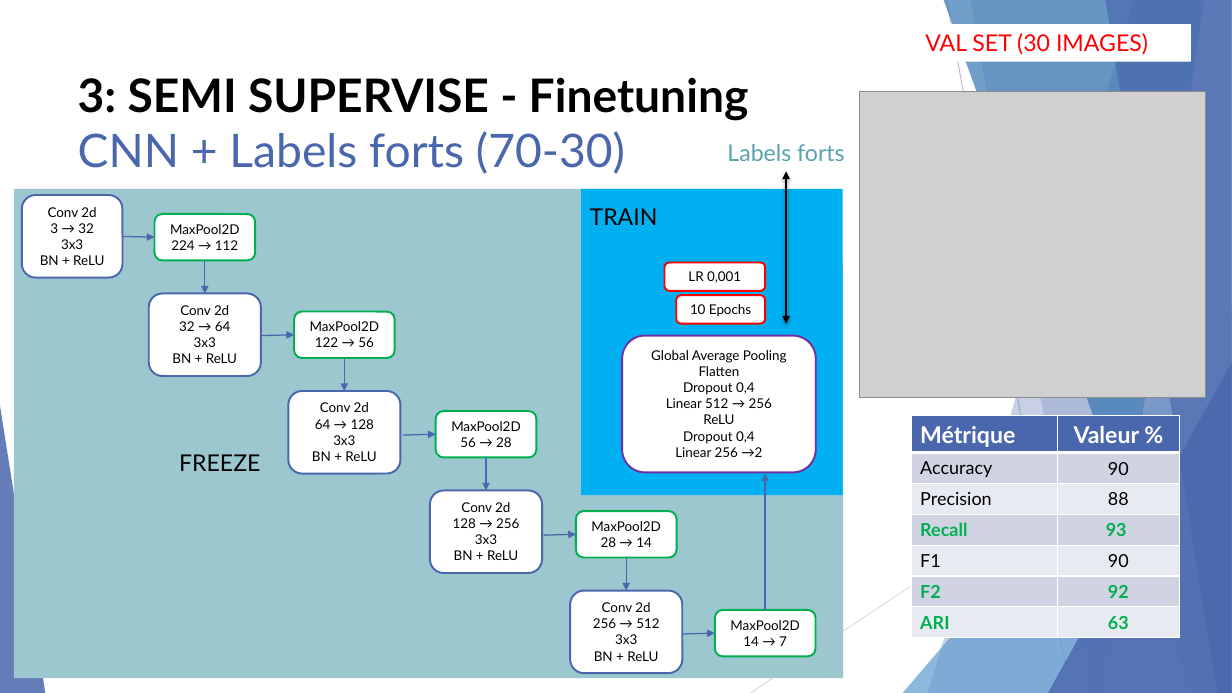
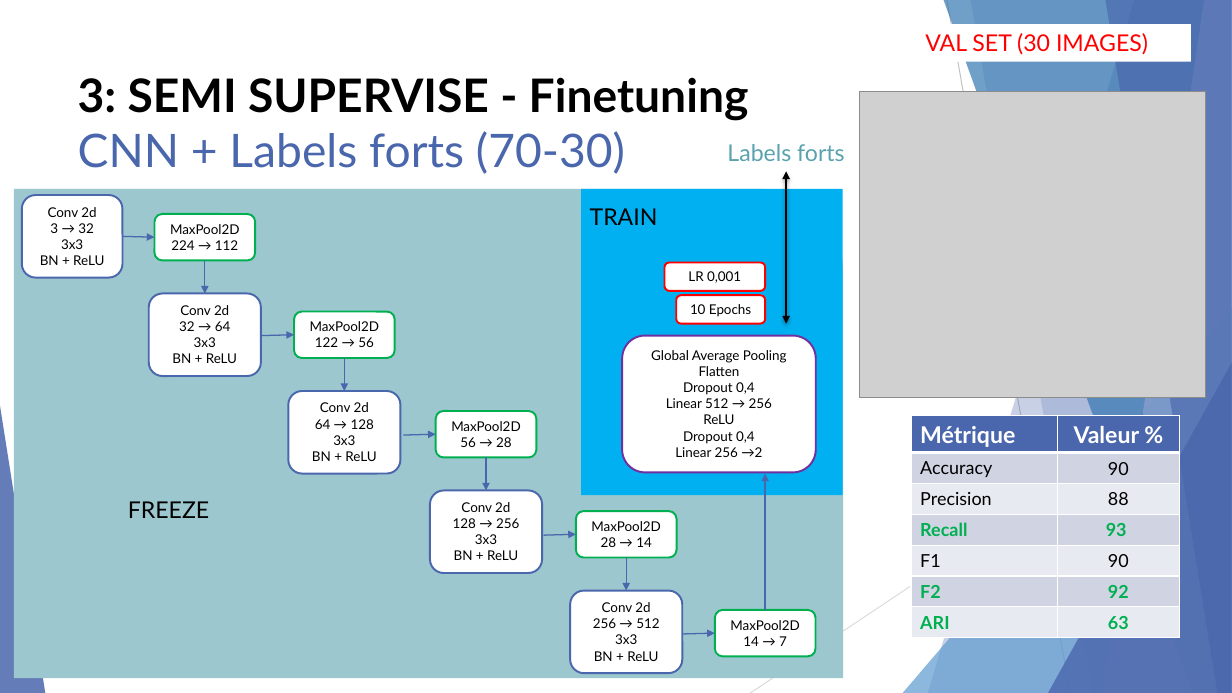
Before and after one commit to KL38/OC_P7_DL_SSL_Brain-Tumor-Detection, a slide deck: slide 25 of livrables/Lebayle_Kevin_7_présentation_13.04.26.v2.pptx. Drawn at 1232x693 pixels with LibreOffice and Linux fonts; fonts in the diff are those of the drawing; grey boxes stand for pictures. Boxes give left, top, right and bottom in pixels: in the first picture for what was removed or moved away, otherwise in the second. Text is boxed around its words. In the diff, an @@ line names an element or a change of style, - is before the commit and + after.

```diff
--- a/livrables/Lebayle_Kevin_7_présentation_13.04.26.v2.pptx
+++ b/livrables/Lebayle_Kevin_7_présentation_13.04.26.v2.pptx
@@ text "FREEZE": place and size @@
-text "FREEZE" at (179,454,260,471)
+text "FREEZE" at (128,501,209,518)
```
Also in this commit, not shown: 5 other slides changed, 3 other files.
